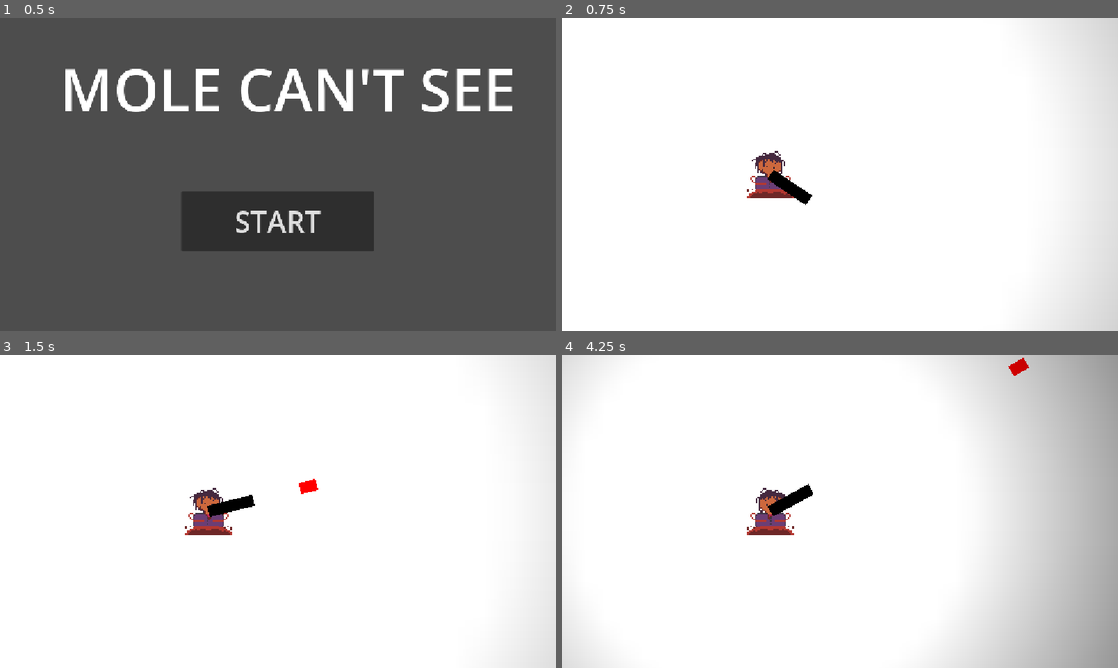
Above: before the commit, frames 1-4 (two rows, left to right).
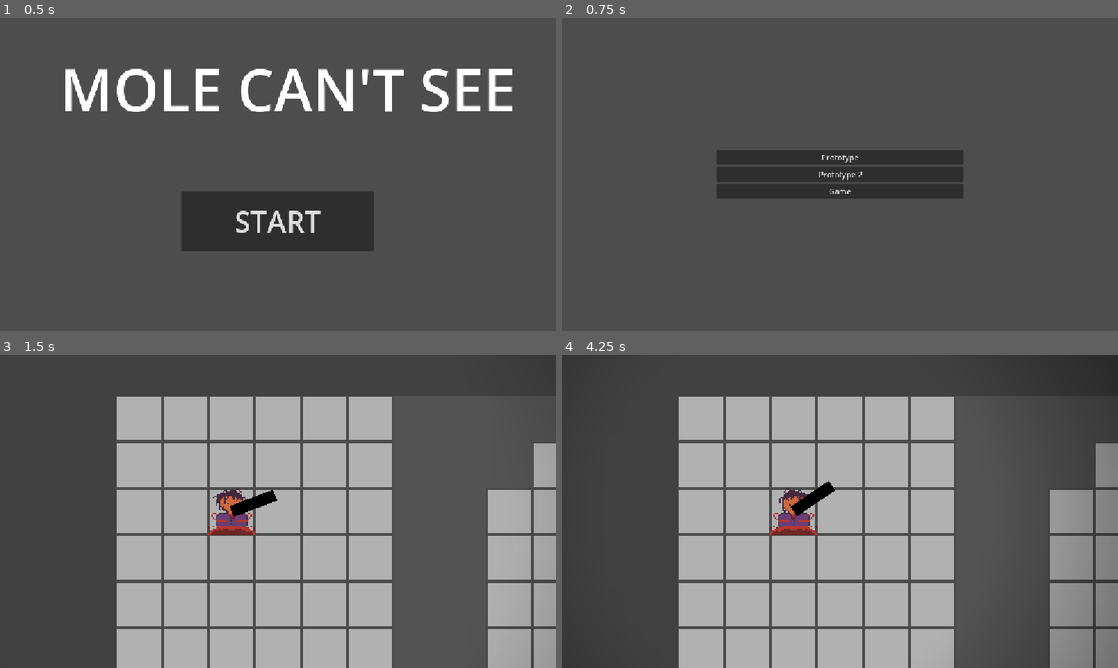
Above: after the commit, the same moments.

Repository: PandaMaki/game-jam-baudo
Game: Godot game, scene res://scenes/UI/main.tscn
The game is run twice, just before and just after one commit, with the same random seed, the same clock (stepped at 60 frames per second) and the same inputs. The engine's default icon, where the game draws it, is replaced by a stand-in: a white triangle on a blue panel in a dark square.
Inputs (mouse positions are in pixels of both pictures, inside the frame that each line leads up to):
- Up to frame 1 (0.5 s): no input
- Up to frame 2 (0.75 s): click "START" at 0.5 s
- Up to frame 3 (1.5 s): click (278, 495) at 1.25 s, where only the run after the commit has a clickable "Prototype"
- Up to frame 4 (4.25 s): tap Enter (ui_accept) at 2, 2.27, 3.02, 3.5 s; move the mouse to (962, 495) at 2.02 s; hold D (right) 2.03-3.53 s; tap Space (shoot) at 2.1, 2.85, 3.6 s; move the mouse to (728, 527) at 2.77 s; move the mouse to (895, 442) at 3.52 s; hold A (left) from 3.53 s (still down)

Frame 1 is identical in both runs. In frame 2, 100% of the frame differs, in the area x 0-100%, y 0-100%; in frame 3, 100%; in frame 4, 100%.

Commit message:
level chooser
c trop dur tt parce que tt notre code est organisé nimporte comment

Diff:
--- /dev/null
+++ b/scenes/UI/level_chooser.gd
@@ -0,0 +1,24 @@
+extends CanvasLayer
+
+var instance_jeu = null
+
+const LEVEL_PROTYPE_2 = preload("res://levels/level_prototype2/level_prototype_2.tscn")
+const LEVEL_PROTYPE = preload("res://levels/level_prototype.tscn")
+
+
+func _on_prototype_2_level_button_pressed():
+	instance_jeu = LEVEL_PROTYPE_2.instantiate()
+	get_tree().root.add_child(instance_jeu)
+
+	hide()
+	get_tree().paused = false
+	get_node("../game/Player").queue_free()
+
+
+func _on_prototype_level_button_pressed():
+	instance_jeu = LEVEL_PROTYPE.instantiate()
+	get_tree().root.add_child(instance_jeu)
+
+	hide()
+	get_tree().paused = false
+	get_node("../game/Player").queue_free()
--- /dev/null
+++ b/scenes/UI/level_chooser.tscn
@@ -0,0 +1,35 @@
+[gd_scene format=3 uid="uid://bbe4nir0gwi58"]
+
+[ext_resource type="Script" uid="uid://dknmuwnjgy8ap" path="res://scenes/UI/level_chooser.gd" id="1_0bc33"]
+
+[node name="LevelChooser" type="CanvasLayer" unique_id=162894512]
+script = ExtResource("1_0bc33")
+
+[node name="VBoxContainer" type="VBoxContainer" parent="." unique_id=1292223711]
+anchors_preset = 8
+anchor_left = 0.5
+anchor_top = 0.5
+anchor_right = 0.5
+anchor_bottom = 0.5
+offset_left = -256.0
+offset_top = -324.0
+offset_right = 256.0
+offset_bottom = 324.0
+grow_horizontal = 2
+grow_vertical = 2
+alignment = 1
+
+[node name="PrototypeLevelButton" type="Button" parent="VBoxContainer" unique_id=186062152]
+layout_mode = 2
+text = "Prototype"
+
+[node name="Prototype2LevelButton" type="Button" parent="VBoxContainer" unique_id=967897188]
+layout_mode = 2
+text = "Prototype 2"
+
+[node name="GameButton" type="Button" parent="VBoxContainer" unique_id=1751470122]
+layout_mode = 2
+text = "Game"
+
+[connection signal="pressed" from="VBoxContainer/PrototypeLevelButton" to="." method="_on_prototype_level_button_pressed"]
+[connection signal="pressed" from="VBoxContainer/Prototype2LevelButton" to="." method="_on_prototype_2_level_button_pressed"]
--- a/scenes/UI/main.gd
+++ b/scenes/UI/main.gd
@@ -1,22 +1,16 @@
 extends Node
 
 
-# Called when the node enters the scene tree for the first time.
 func _ready() -> void:
 	$game.hide()
 	$game_over.hide()
+	$LevelChooser.hide()
 	get_tree().paused = true
 
 
-# Called every frame. 'delta' is the elapsed time since the previous frame.
-func _process(delta: float) -> void:
-	pass
-
-
 func _on_menu_commencer() -> void:
-	$game.show()
+	$LevelChooser.show()
 	$menu.hide()
-	get_tree().paused = false
 
 
 func _on_game_over_restart() -> void:
@@ -24,7 +18,6 @@
 	get_tree().paused = false
 	$game.show()
 
-
 func _on_game_vrai_mort() -> void:
 	$game.hide()
 	get_tree().paused = true
--- a/scenes/UI/main.tscn
+++ b/scenes/UI/main.tscn
@@ -4,6 +4,7 @@
 [ext_resource type="PackedScene" uid="uid://dgw82nlc3vg7k" path="res://scenes/UI/menu.tscn" id="2_5paq6"]
 [ext_resource type="PackedScene" uid="uid://4dmik4ep8dj4" path="res://game.tscn" id="3_orlg7"]
 [ext_resource type="PackedScene" uid="uid://dfqivb6uxhh11" path="res://game_over.tscn" id="4_5paq6"]
+[ext_resource type="PackedScene" uid="uid://bbe4nir0gwi58" path="res://scenes/UI/level_chooser.tscn" id="5_orlg7"]
 
 [node name="main" type="Node" unique_id=1513849039]
 script = ExtResource("1_xc5wj")
@@ -16,6 +17,9 @@
 [node name="game_over" parent="." unique_id=938645877 instance=ExtResource("4_5paq6")]
 process_mode = 2
 
+[node name="LevelChooser" parent="." unique_id=162894512 instance=ExtResource("5_orlg7")]
+process_mode = 2
+
 [connection signal="commencer" from="menu" to="." method="_on_menu_commencer"]
 [connection signal="vrai_mort" from="game" to="." method="_on_game_vrai_mort"]
 [connection signal="restart" from="game_over" to="." method="_on_game_over_restart"]
Not shown, added: scenes/UI/level_chooser.gd.uid
